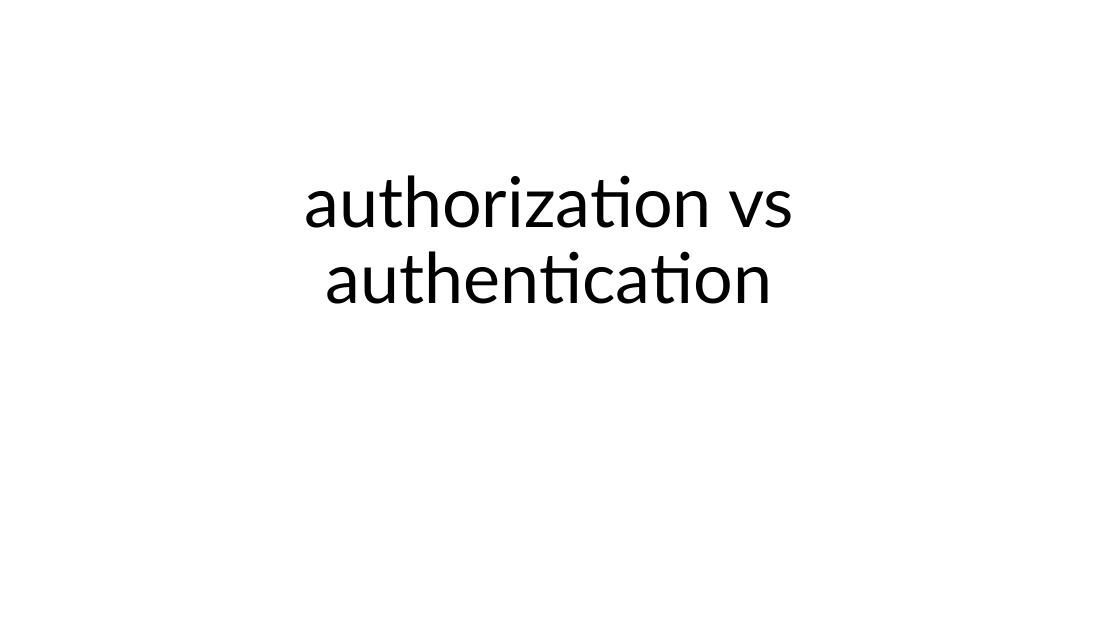
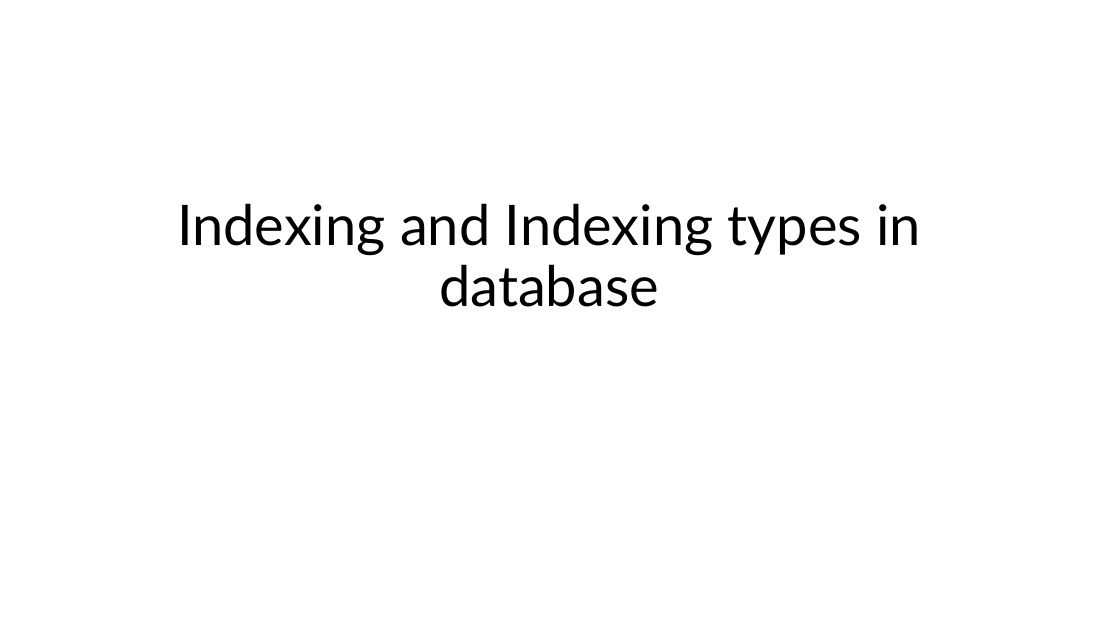
Before and after one commit to Ibarhim3zazy/EraaSoft-Assignments-Ibrahim3zazy, a slide deck: slide 1 of files/Session_8_Ibrahim3zazy/Tasks/Searches/Indexing and Indexing types in database.pptx. Drawn at 1120x630 pixels with LibreOffice and Linux fonts; fonts in the diff are those of the drawing. Boxes give left, top, right and bottom in pixels: in the first picture for what was removed or moved away, otherwise in the second. Text is boxed around its words. In the diff, an @@ line names an element or a change of style, - is before the commit and + after.

```diff
--- a/files/Session_8_Ibrahim3zazy/Tasks/Searches/Indexing and Indexing types in database.pptx
+++ b/files/Session_8_Ibrahim3zazy/Tasks/Searches/Indexing and Indexing types in database.pptx
@@ title at (177,203,921,307): text changed; size 60 to 48 pt @@
-authorization vs authentication
+Indexing and Indexing types in database
```
Also in this commit, not shown: 1 slide added, 1 slide removed, 11 other files.
